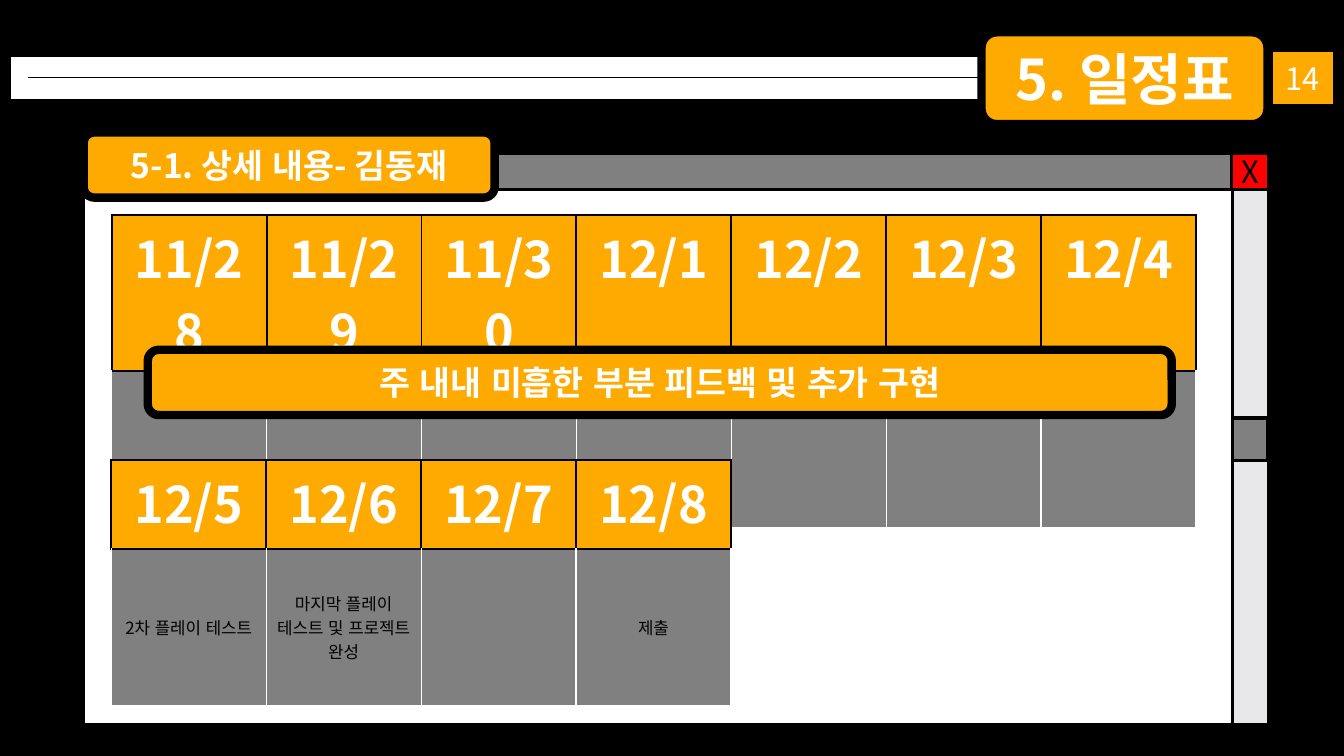
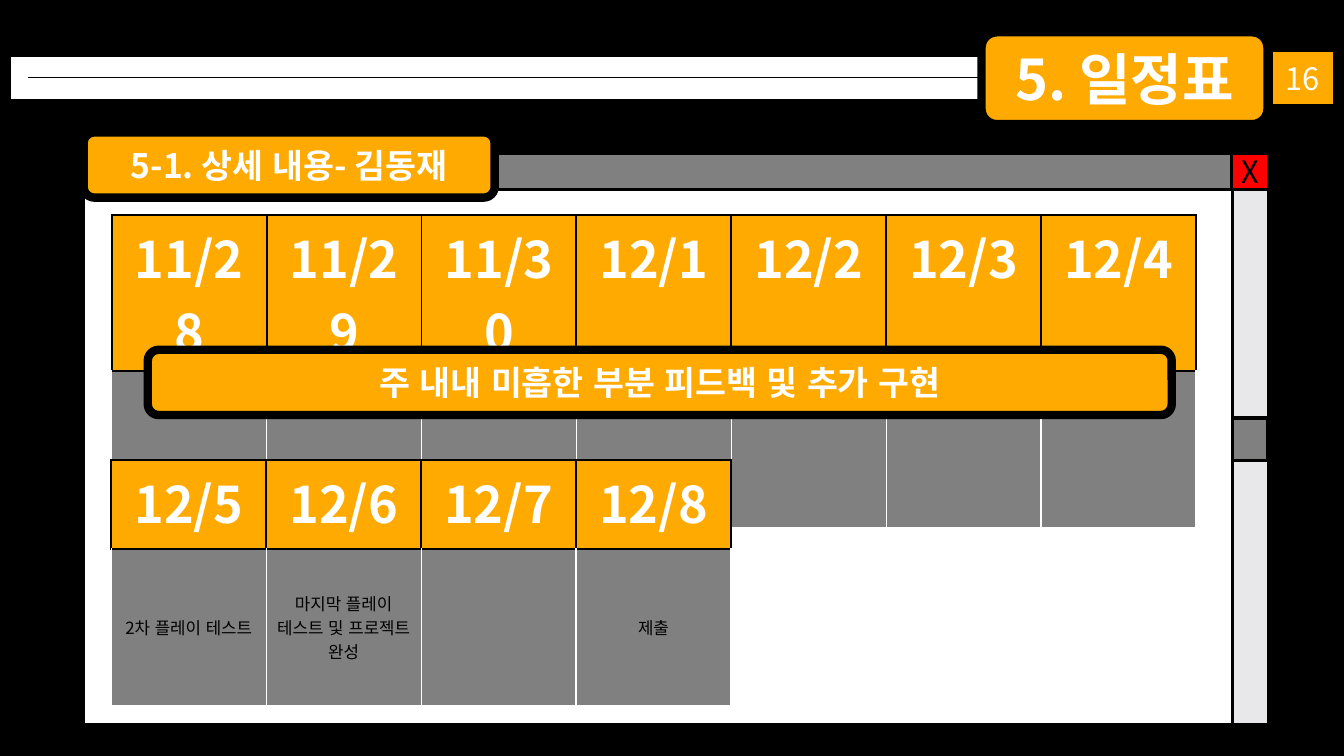
Before and after one commit to KimDJ7105/2023_network_game_project, a slide deck: slide 17 of 넷겜플 1팀 텀프로젝트 추진계획서.pptx (slide 15 before the commit). Drawn at 1344x756 pixels with LibreOffice and Linux fonts; fonts in the diff are those of the drawing; background and template pictures are left out. Boxes give left, top, right and bottom in pixels: in the first picture for what was removed or moved away, otherwise in the second. Text is boxed around its words. In the diff, an @@ line names an element or a change of style, - is before the commit and + after.

```diff
--- a/넷겜플 1팀 텀프로젝트 추진계획서.pptx
+++ b/넷겜플 1팀 텀프로젝트 추진계획서.pptx
@@ text in rectangle at bbox=[1286, 67, 1320, 91]: text changed @@
-14
+16
```
Also in this commit, not shown: 16 other slides changed, 2 slides added, 1 other file.
